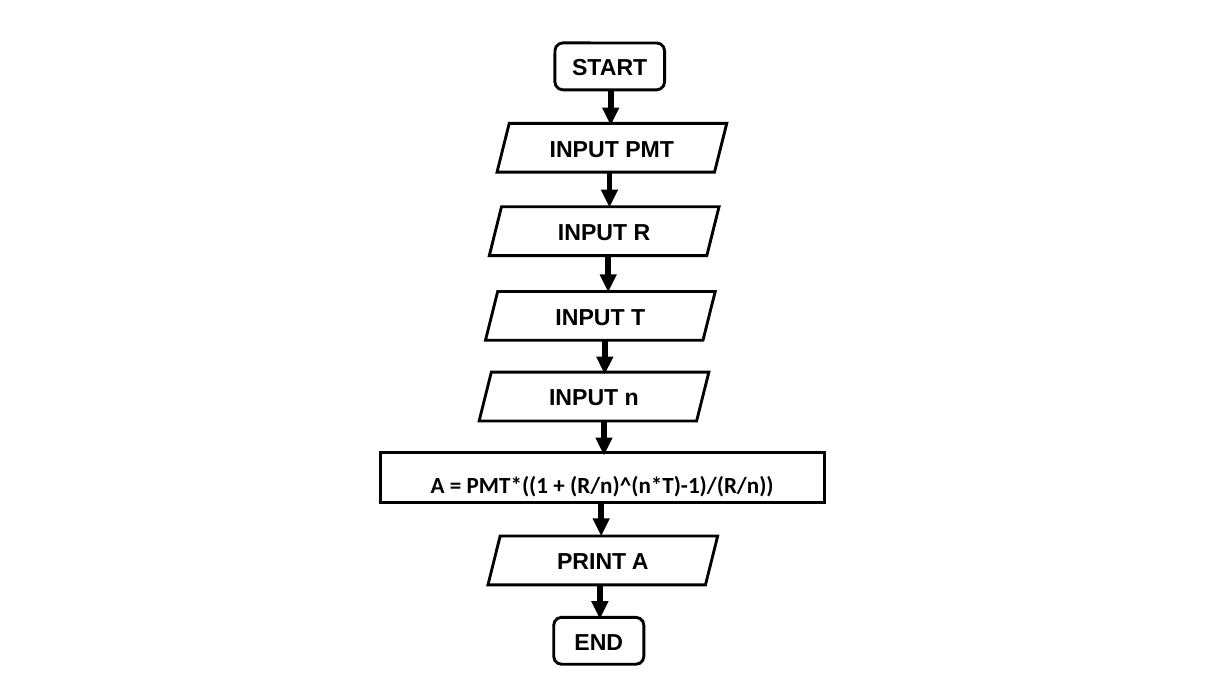
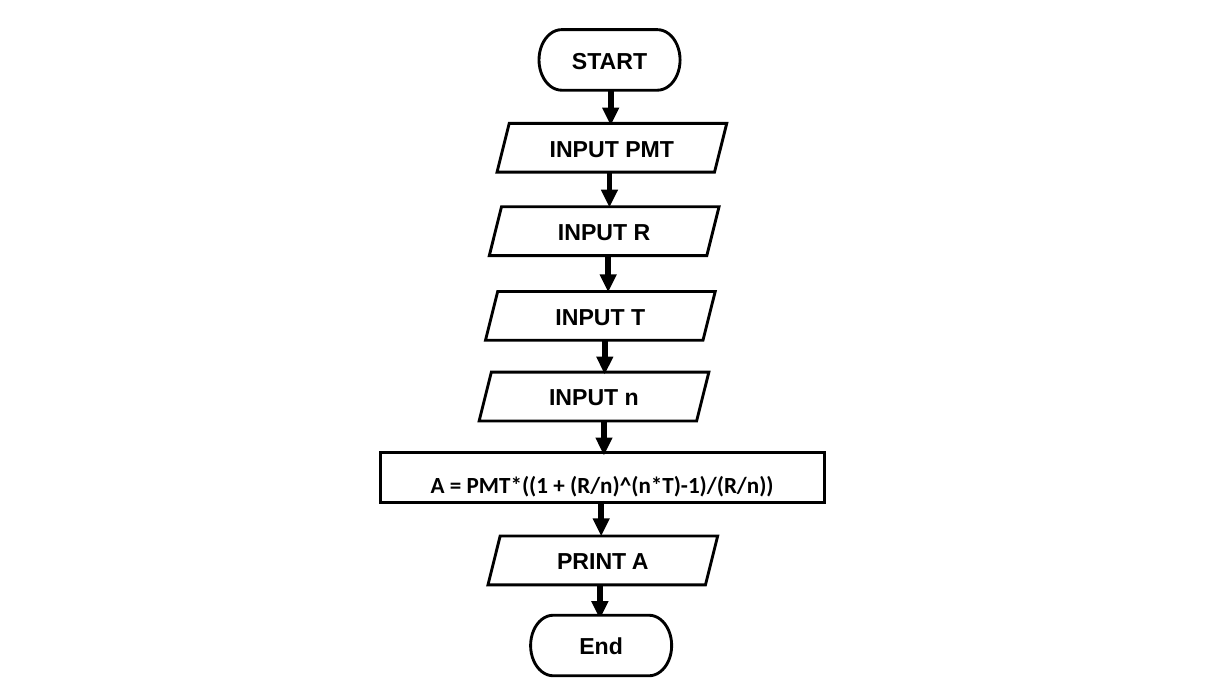
Before and after one commit to ArinzeNwafor/A.nwaforcsc102, a slide deck: slide 4 of week-1/CSC 102 Assignment on Flowchart.pptm. Drawn at 1232x693 pixels with LibreOffice and Linux fonts; fonts in the diff are those of the drawing; background and template pictures are left out. Boxes give left, top, right and bottom in pixels: in the first picture for what was removed or moved away, otherwise in the second. Text is boxed around its words. In the diff, an @@ line names an element or a change of style, - is before the commit and + after.

```diff
--- a/week-1/CSC 102 Assignment on Flowchart.pptm
+++ b/week-1/CSC 102 Assignment on Flowchart.pptm
@@ pill shape "START": place and size @@
-pill shape "START" at <box>555,43,665,91</box>
+pill shape "START" at <box>539,30,680,91</box>
@@ pill shape "START" at <box>539,30,680,91</box>: rounded rectangle to pill shape @@
@@ pill shape "End" at <box>531,616,672,677</box>: rounded rectangle to pill shape @@
@@ pill shape "End": place and size @@
-pill shape "End" at <box>554,617,644,665</box>
+pill shape "End" at <box>531,616,672,677</box>
@@ text in pill shape at <box>579,637,623,655</box>: text changed @@
-END
+End
```
Also in this commit, not shown: 2 other slides changed, 40 other files.
